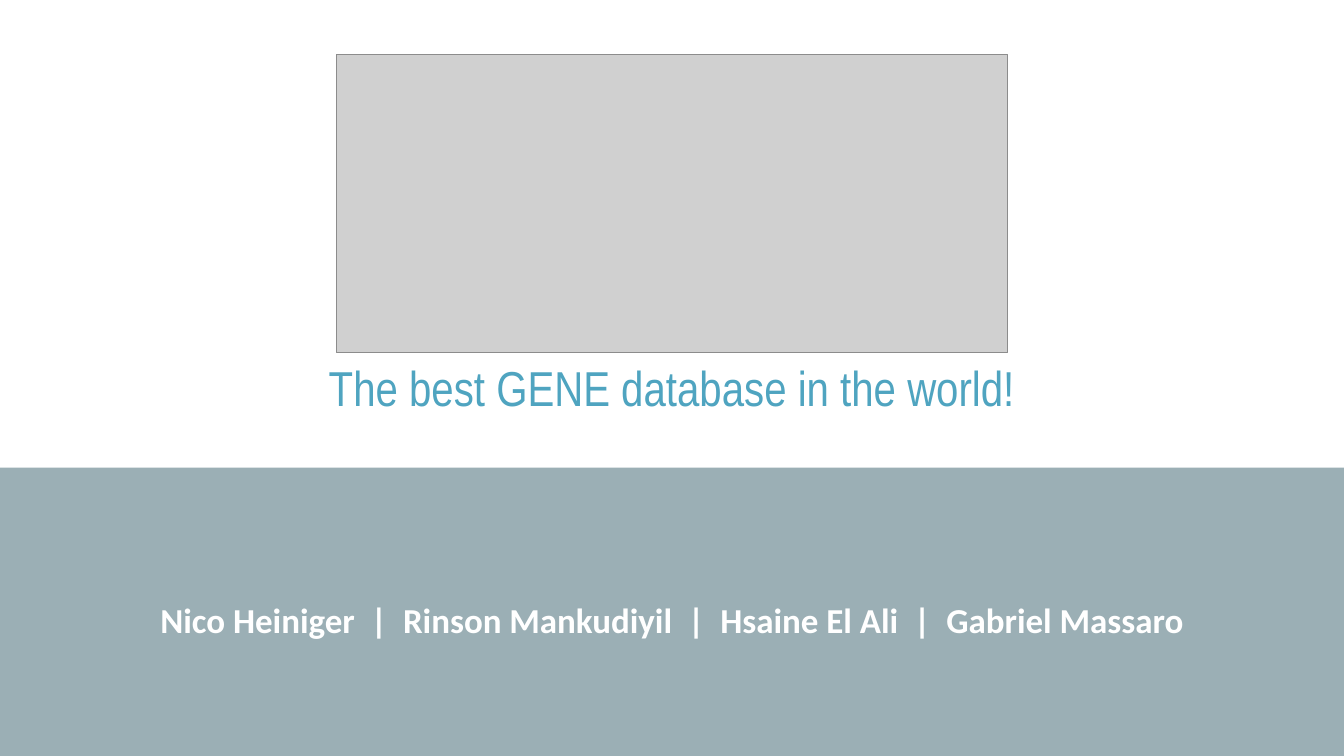
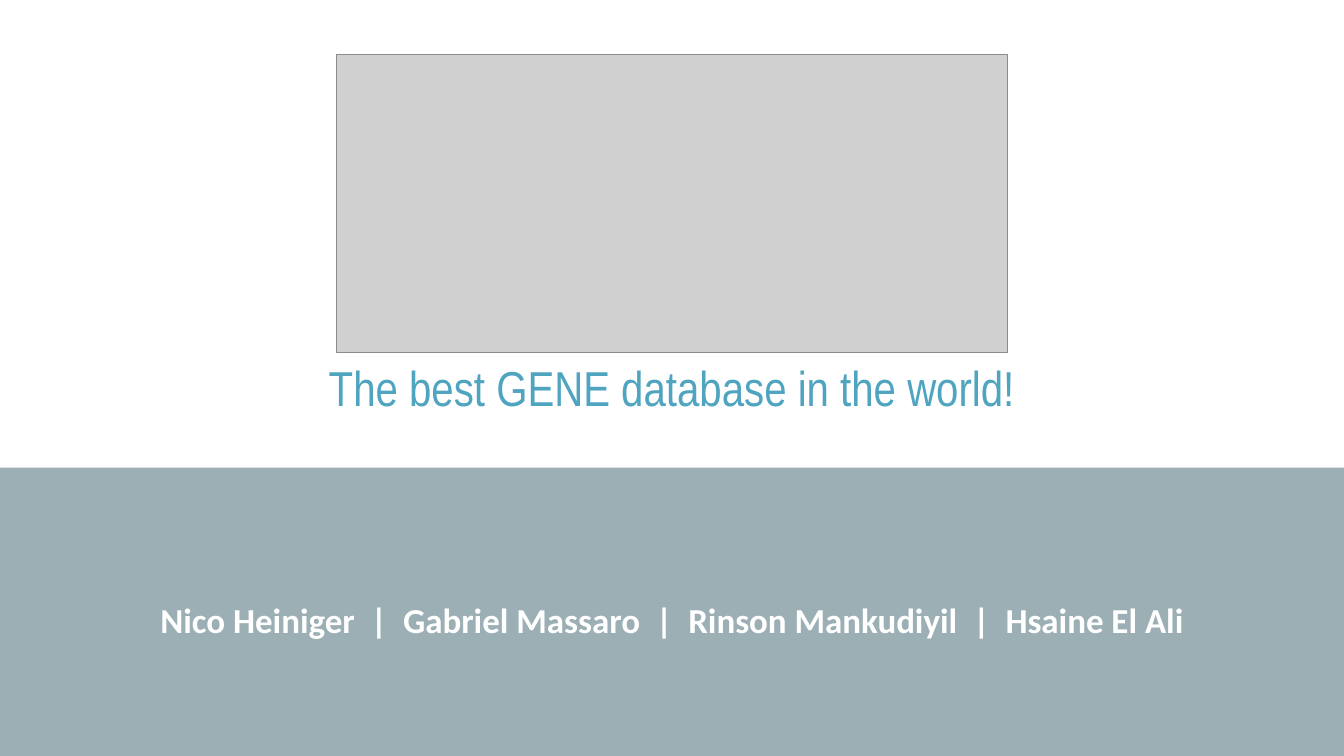
Before and after one commit to G43beli/GENEius, a slide deck: slide 1 of docs/Presentation.pptx. Drawn at 1344x756 pixels with LibreOffice and Linux fonts; fonts in the diff are those of the drawing; grey boxes stand for pictures. Boxes give left, top, right and bottom in pixels: in the first picture for what was removed or moved away, otherwise in the second. Text is boxed around its words. In the diff, an @@ line names an element or a change of style, - is before the commit and + after.

```diff
--- a/docs/Presentation.pptx
+++ b/docs/Presentation.pptx
@@ subtitle at (160, 608, 1183, 639): text changed @@
-Nico Heiniger | Rinson Mankudiyil | Hsaine El Ali | Gabriel Massaro
+Nico Heiniger | Gabriel Massaro | Rinson Mankudiyil | Hsaine El Ali
```
Also in this commit, not shown: 9 other slides changed, 3 other files.
